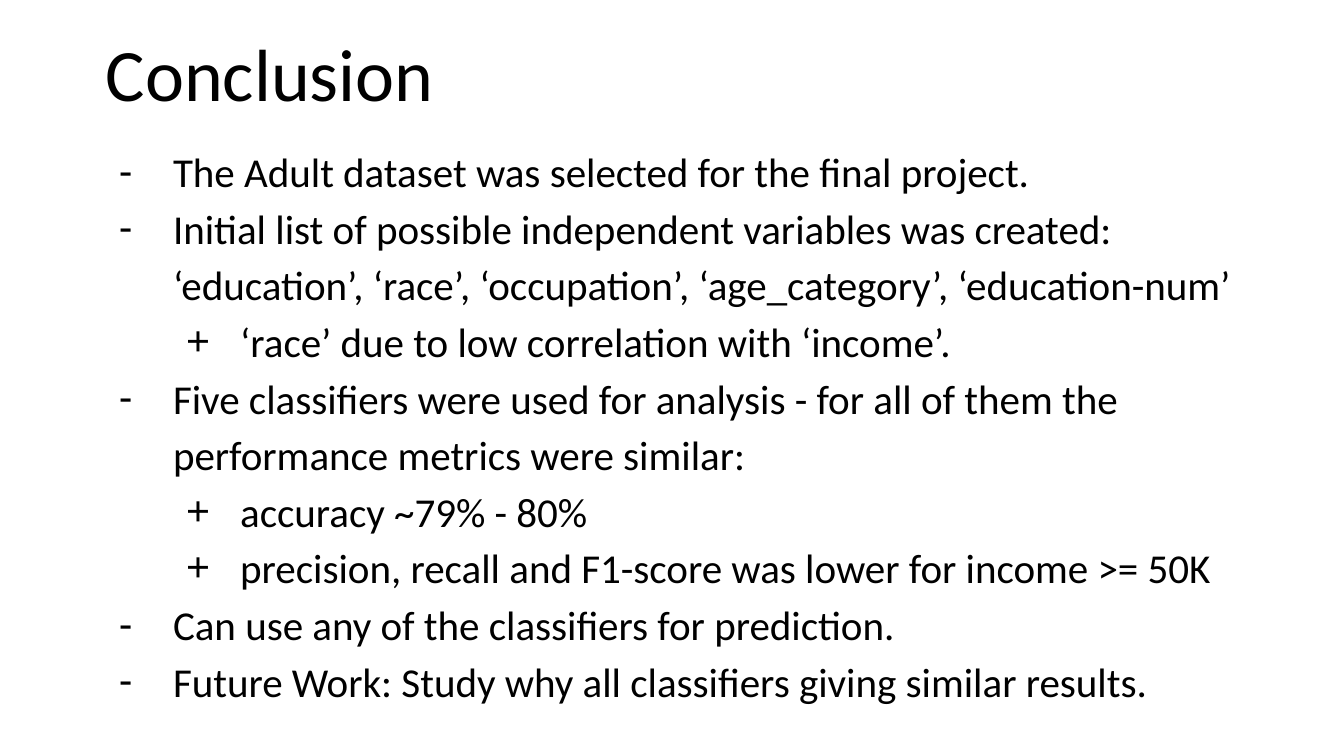
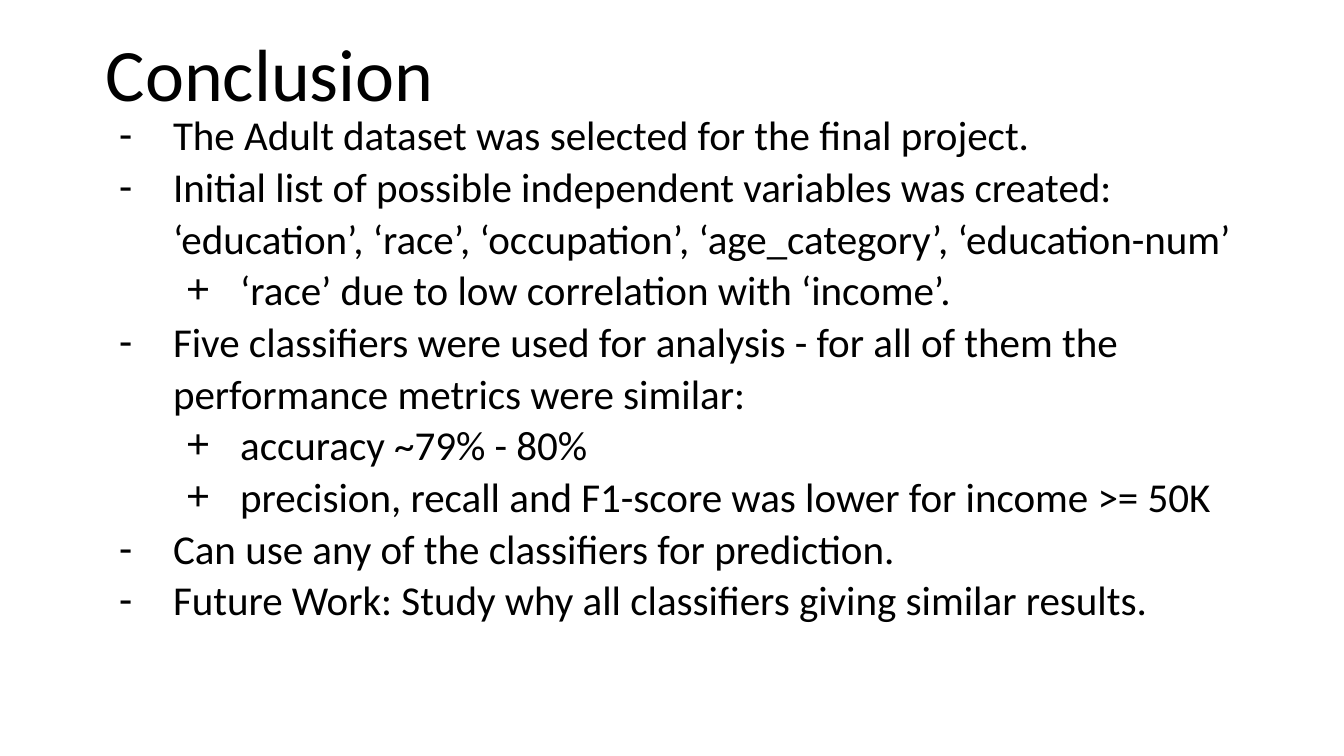
Before and after one commit to suvoganguli/FinalProject, a slide deck: slide 14 of Final Report.pptx. Drawn at 1344x756 pixels with LibreOffice and Linux fonts; fonts in the diff are those of the drawing. Boxes give left, top, right and bottom in pixels: in the first picture for what was removed or moved away, otherwise in the second. Text is boxed around its words. In the diff, an @@ line names an element or a change of style, - is before the commit and + after.

Commit message:
added pptx

```diff
--- a/Final Report.pptx
+++ b/Final Report.pptx
@@ text "The Adult dataset was selected ...": place and size @@
-text "The Adult dataset was selected ..." at [173,158,1231,704]
+text "The Adult dataset was selected ..." at [173,121,1231,622]
@@ text "The Adult dataset was selected ..." at [173,121,1231,622]: line spacing 1.15 to 1.05 @@
```
Also in this commit, not shown: 2 other slides changed, 2 other files.
